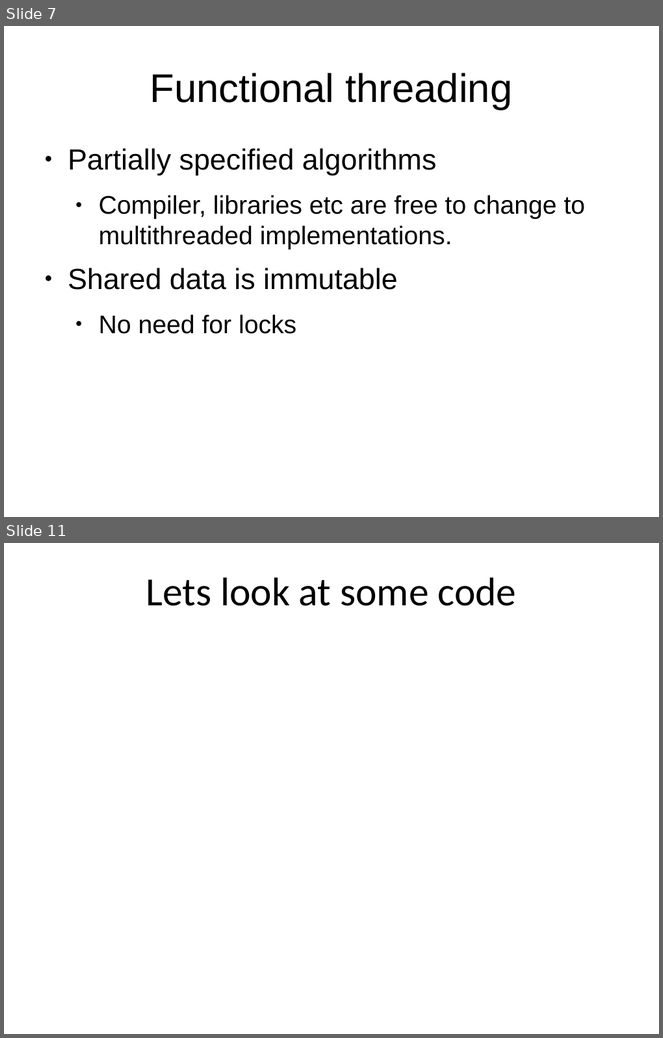
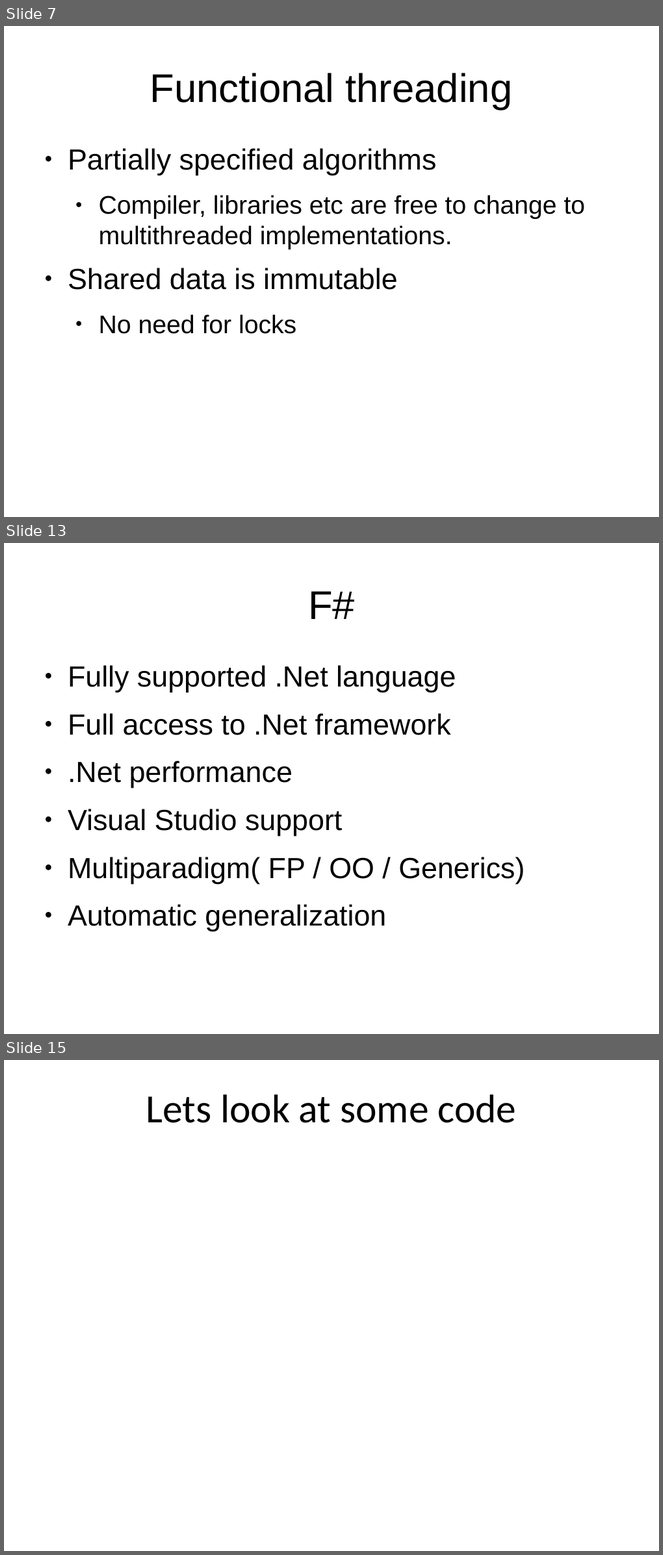
Before and after one commit to mlidbom/FSharpElevate, a slide deck: FSharp2.pptx. Shown one above the other, each under a label of ours: slides 7 and 11 before the commit, slides 7, 13 and 15 after it; the slides between them are not shown. The pictures are 663x1038 and 663x1555 pixels, drawn with LibreOffice and Linux fonts; fonts in the diff are those of the drawing. Boxes give left, top, right and bottom in pixels: in the first picture for what was removed or moved away, otherwise in the second. Text is boxed around its words. In the diff, an @@ line names an element or a change of style, - is before the commit and + after.

```diff
--- a/FSharp2.pptx
+++ b/FSharp2.pptx
@@ slide 13 added at box(4, 543, 659, 1034), background #FFFFFF @@
@@ title added at box(308, 591, 355, 619), 44 pt, text #000000 @@
+F#
@@ text added at box(68, 665, 525, 932), 32 pt, text #000000 @@
+● Fully supported .Net language
+● Full access to .Net framework
+● .Net performance
+● Visual Studio support
+● Multiparadigm( FP / OO / Generics)
+● Automatic generalization
@@ what was slide 11 is now slide 15 @@
```
Also in this commit, not shown: 6 slides changed, 3 other slides added, 7 other files.
